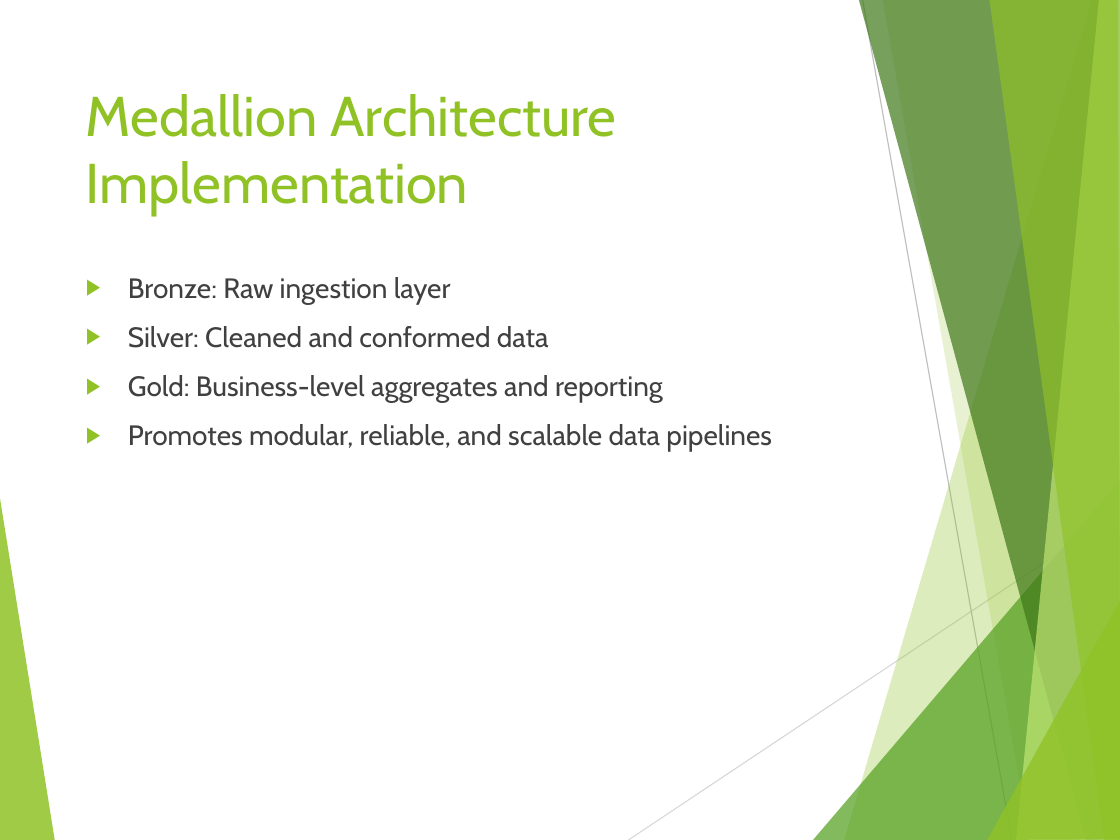
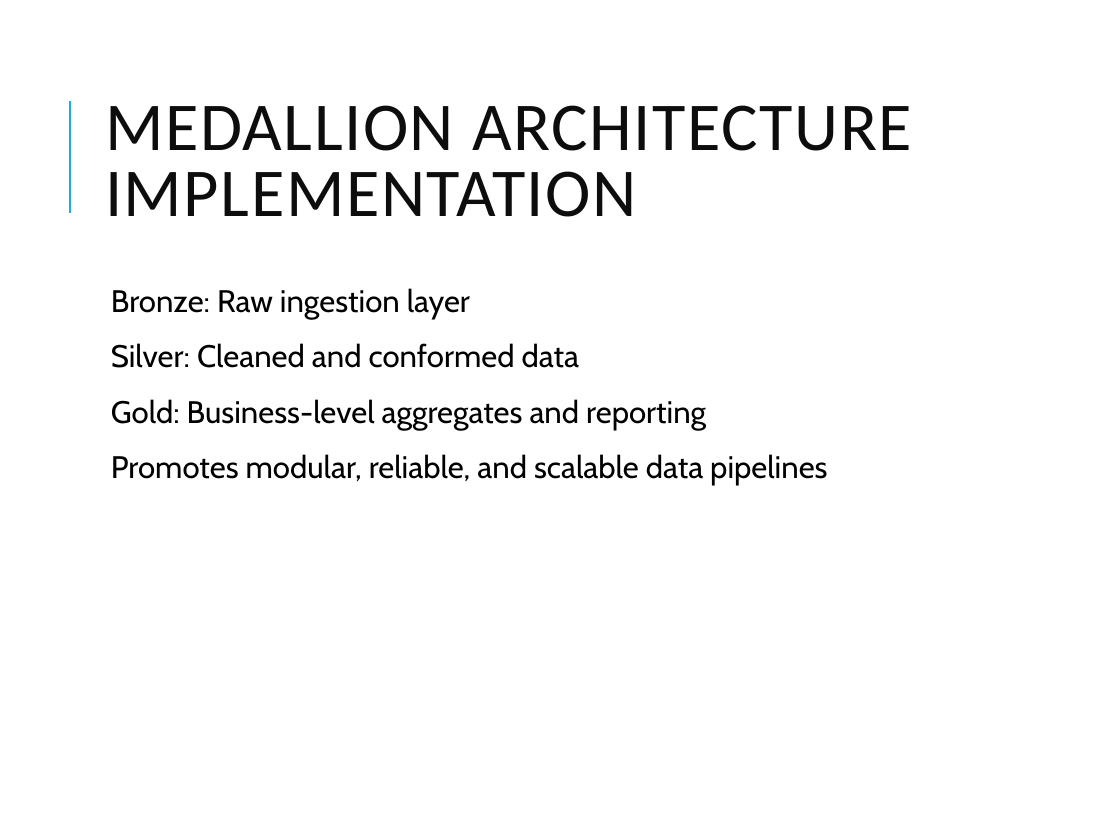
Before and after one commit to vivek1570/DE-Content-WithSnowflakes, a slide deck: slide 11 of Week-1/Day-5/Databricks_Lakehouse_Overview.pptx (slide 10 before the commit). Drawn at 1120x840 pixels with LibreOffice and Linux fonts; fonts in the diff are those of the drawing. Boxes give left, top, right and bottom in pixels: in the first picture for what was removed or moved away, otherwise in the second. Text is boxed around its words. In the diff, an @@ line names an element or a change of style, - is before the commit and + after.

```diff
--- a/Week-1/Day-5/Databricks_Lakehouse_Overview.pptx
+++ b/Week-1/Day-5/Databricks_Lakehouse_Overview.pptx
@@ title "MEDALLION ARCHITECTURE IMPLEMENTATION" at (105, 105, 913, 217): vertical alignment top to middle @@
@@ line added from (69, 213) to (69, 101), #1CADE4 1.5 pt @@
@@ title at (105, 105, 913, 217): text changed; size 36 to 44 pt; font Cabin to Calibri; text colour #90C226 to #0D0D0D @@
-Medallion Architecture Implementation
+MEDALLION ARCHITECTURE IMPLEMENTATION
@@ text "Bronze: Raw ingestion layer": place and size @@
-text "Bronze: Raw ingestion layer" at (128, 277, 772, 452)
+text "Bronze: Raw ingestion layer" at (111, 288, 827, 486)
@@ text "Bronze: Raw ingestion layer" at (111, 288, 827, 486): size 18 to 20 pt, text colour #404040 to #000000; bullet ▶ to  ; line spacing 1 to 0.9; more space between paragraphs; bullet colour #90C226 to #1CADE4 @@
@@ group removed at (0, 0, 1120, 840): 8 freeform shapes, 2 lines @@
```
Also in this commit, not shown: 9 other slides changed, 1 slide added, 16 other files.
